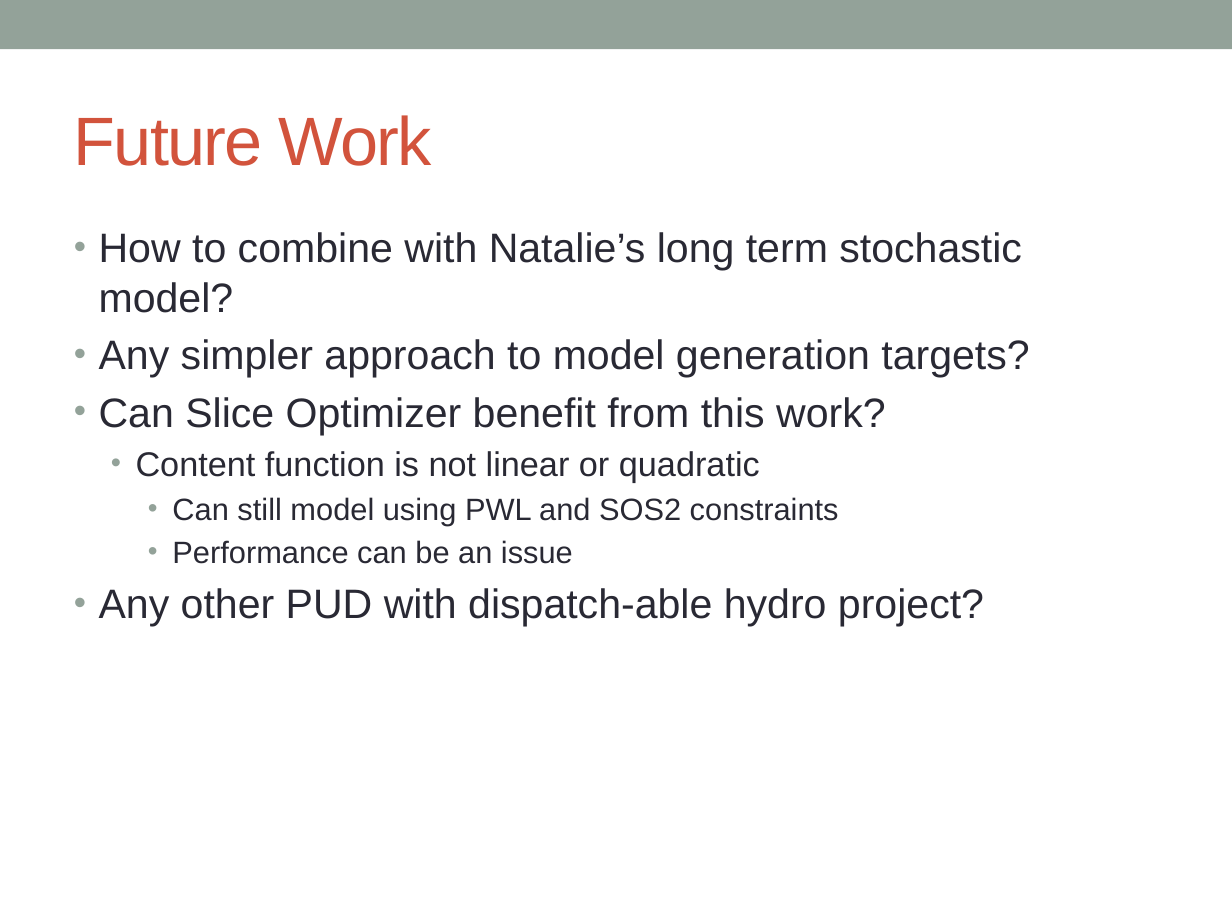
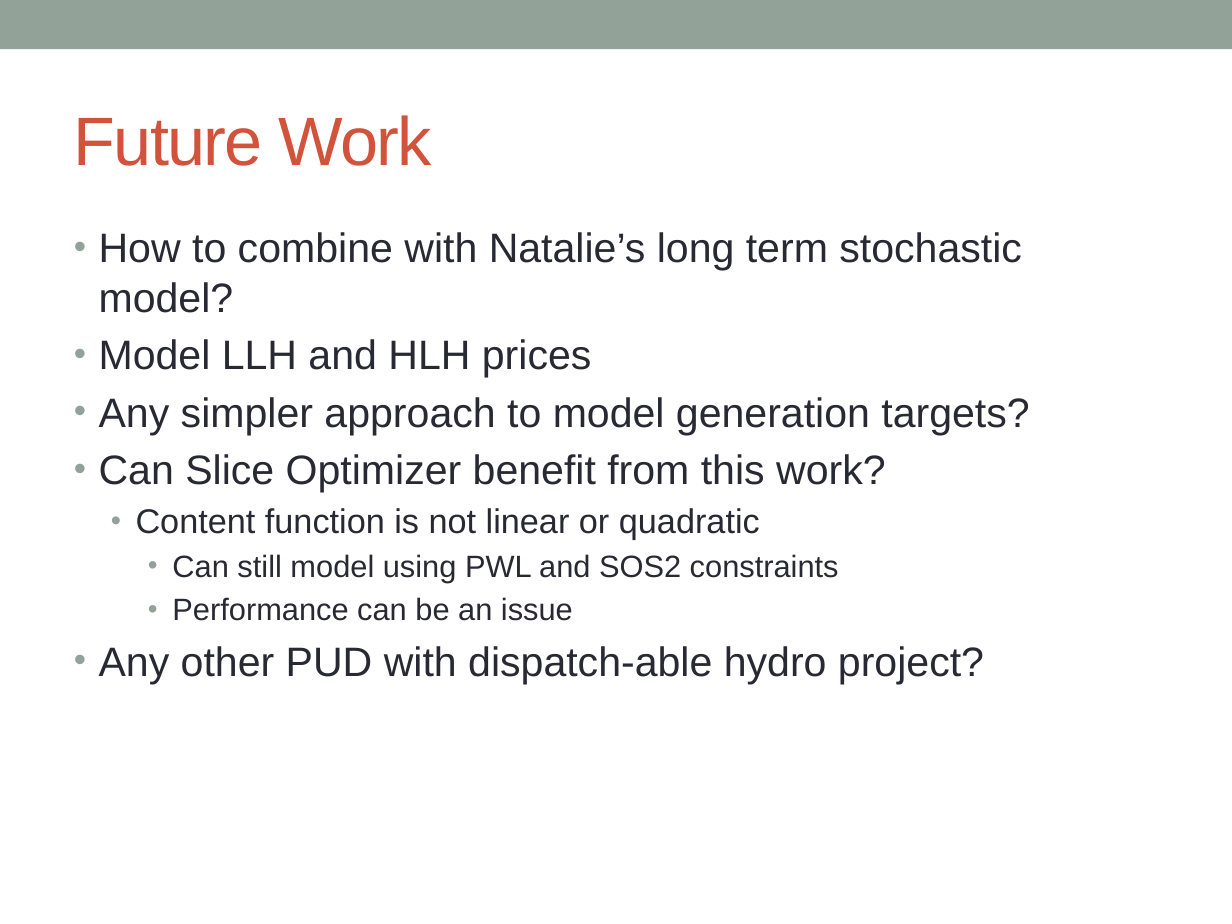
Before and after one commit to huzengjian/Swift-short-term-dispatch-model, a slide deck: slide 11 of Swift short term optimizer.pptx. Drawn at 1232x924 pixels with LibreOffice and Linux fonts; fonts in the diff are those of the drawing. Boxes give left, top, right and bottom in pixels: in the first picture for what was removed or moved away, otherwise in the second. Text is boxed around its words. In the diff, an @@ line names an element or a change of style, - is before the commit and + after.

```diff
--- a/Swift short term optimizer.pptx
+++ b/Swift short term optimizer.pptx
@@ text at box(99, 339, 592, 377): paragraph added @@
+• Model LLH and HLH prices
```
Also in this commit, not shown: 6 other slides changed.
